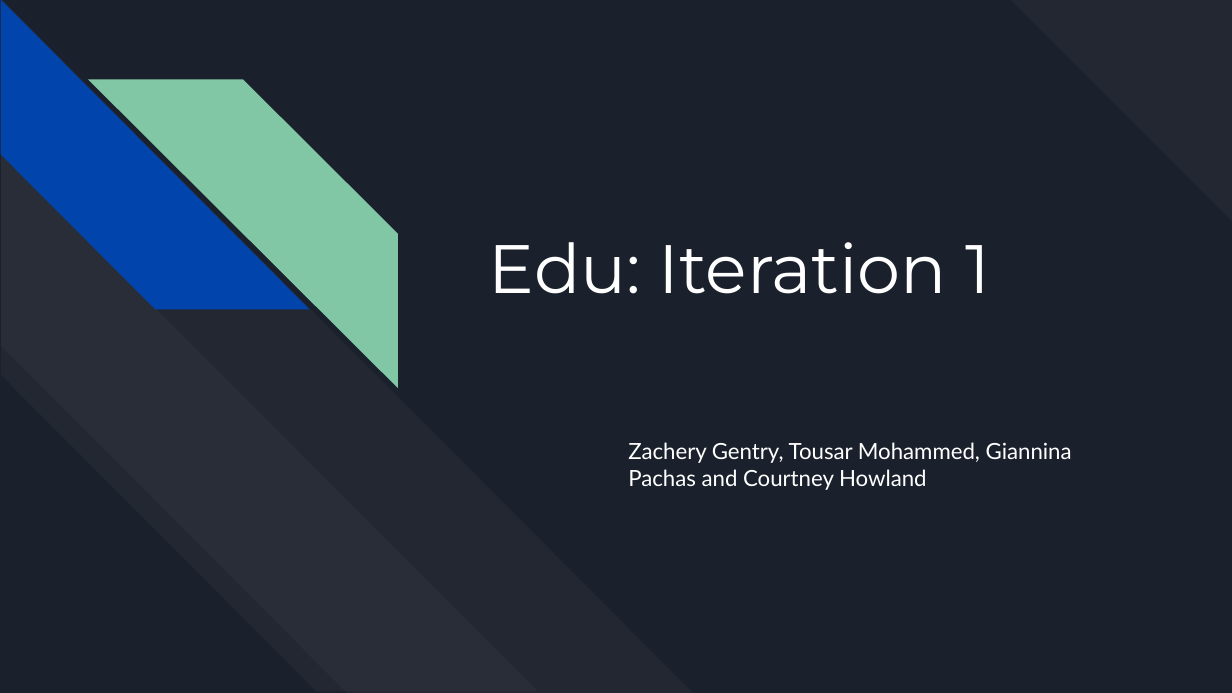
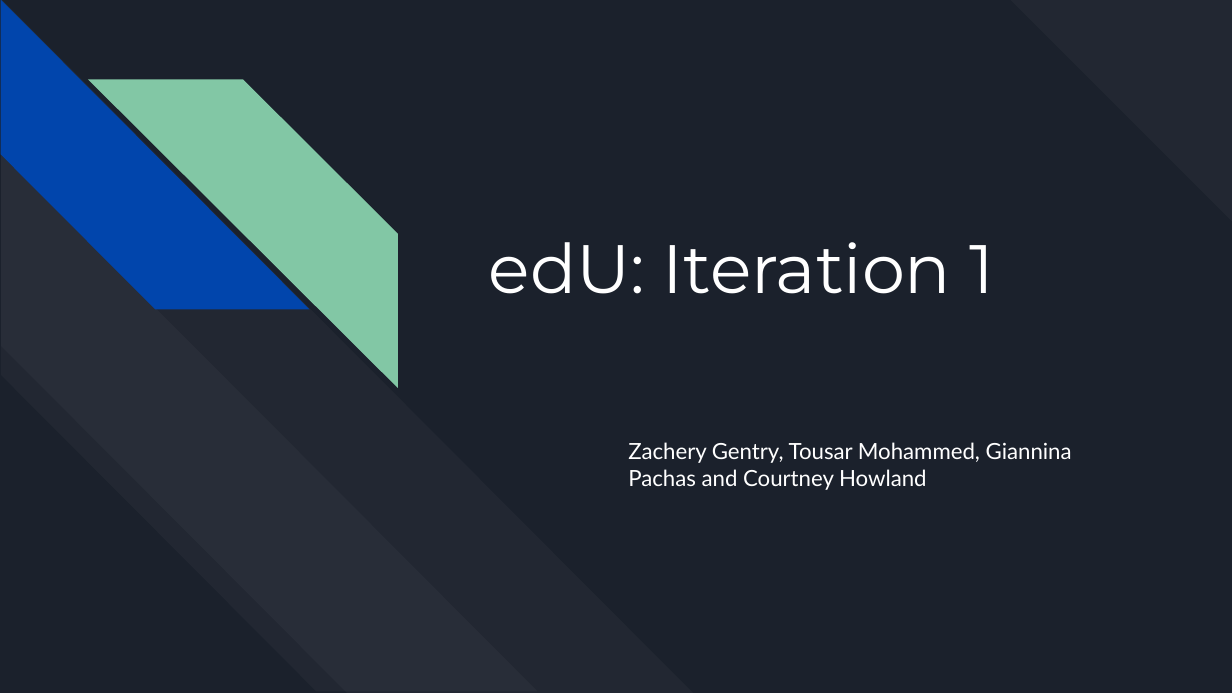
Before and after one commit to zacherygentry/CSE-3311, a slide deck: slide 1 of edU_ Iteration 1.pptx. Drawn at 1232x693 pixels with LibreOffice and Linux fonts; fonts in the diff are those of the drawing. Boxes give left, top, right and bottom in pixels: in the first picture for what was removed or moved away, otherwise in the second. Text is boxed around its words. In the diff, an @@ line names an element or a change of style, - is before the commit and + after.

```diff
--- a/edU_ Iteration 1.pptx
+++ b/edU_ Iteration 1.pptx
@@ title at <box>489,242,994,294</box>: text changed @@
-Edu: Iteration 1
+edU: Iteration 1
```
